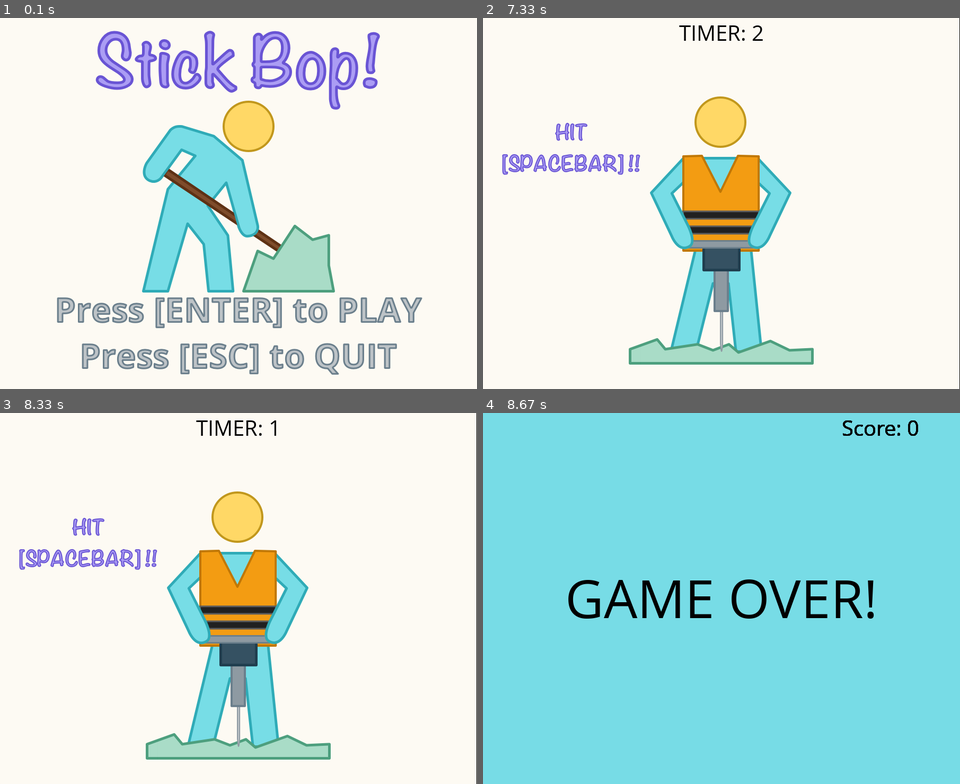
Above: before the commit, frames 1-4 (two rows, left to right).
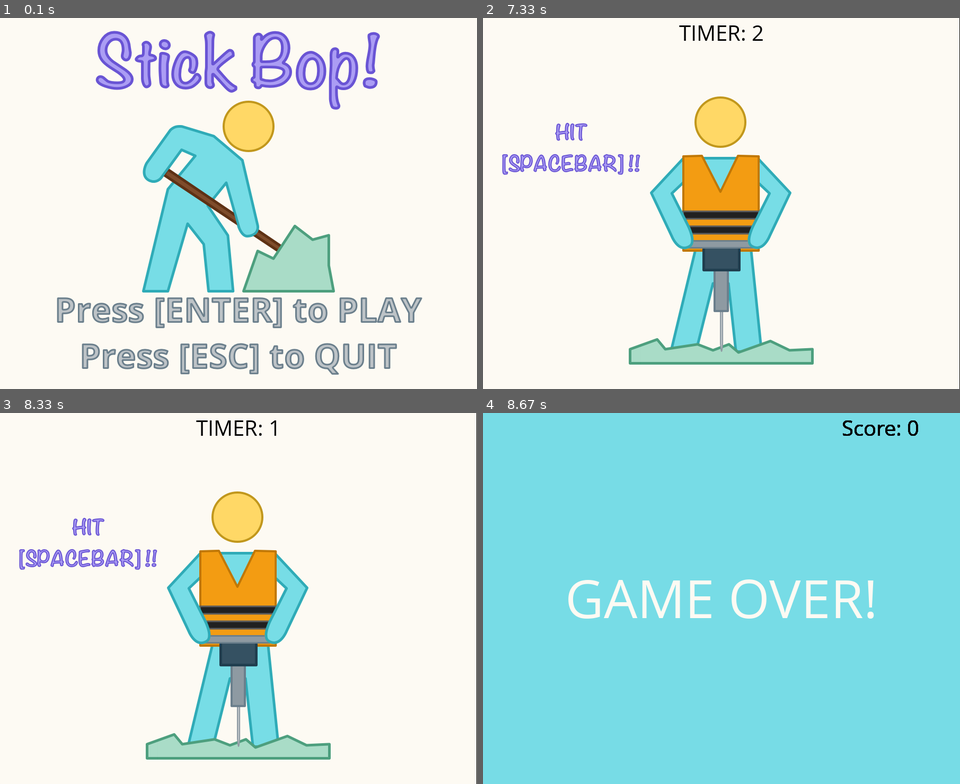
Above: after the commit, the same moments.

Repository: jwl-7/Stick-Bop
Game: pygame game, started from stick-bop.py
Same seed, same stepped clock (60 frames per second), same inputs: the game is played once before the commit and once after it.
Inputs:
- Up to frame 1 (0.1 s): no input
- Up to frame 2 (7.33 s): tap Enter at 0.33 s
- Up to frame 3 (8.33 s): no input
- Up to frame 4 (8.67 s): no input

Frames 1-3 are identical in both runs. In frame 4, 2.2% of the frame differs, in the area x 17-82%, y 44-56%.

Commit message:
updated draw_text() parameters

Diff:
--- a/stick-bop.py
+++ b/stick-bop.py
@@ -36,16 +36,16 @@
     pygame.init()
     pygame.mixer.init()
 
-def draw_text(surface, text, size, x, y):
+def draw_text(surface, color, text, size, x, y):
     game_font = pygame.font.Font(path.join(FONT_DIR, 'OpenSans-Regular.ttf'), size)
-    text_surface = game_font.render(text, True, BLACK)
+    text_surface = game_font.render(text, True, color)
     text_rect = text_surface.get_rect()
     text_rect.midtop = (x, y)
     surface.blit(text_surface, text_rect)
 
 def clear_text(surface, color, text, size, x, y):
     game_font = pygame.font.Font(path.join(FONT_DIR, 'OpenSans-Regular.ttf'), size)
-    text_surface = game_font.render(text, True, BLACK)
+    text_surface = game_font.render(text, True, color)
     text_rect = text_surface.get_rect()
     text_rect.midtop = (x, y)
     surface.fill(color, text_rect)
@@ -114,7 +114,6 @@
     start_time = pygame.time.get_ticks()
 
     while True:
-
         for event in pygame.event.get():
             if event.type == pygame.QUIT:
                 pygame.quit()
@@ -142,15 +141,15 @@
         count_msg = 'TIMER: ' + str(count_down_timer)
 
         clear_text(screen, WHITE, count_msg, 40, SCREEN_WIDTH / 2, 0)
-        draw_text(screen, count_msg, 40, SCREEN_WIDTH / 2, 0)
+        draw_text(screen, BLACK, count_msg, 40, SCREEN_WIDTH / 2, 0)
 
         if count >= 5 and count_down_timer > 0:
             screen.fill(WHITE)
-            draw_text(screen, 'YOU WIN!', 100, SCREEN_WIDTH / 2, SCREEN_HEIGHT / 2.5)
+            draw_text(screen, BLUE, 'YOU WIN!', 100, SCREEN_WIDTH / 2, SCREEN_HEIGHT / 2.5)
             break
         elif count_down_timer <= 0:
             screen.fill(BLUE)
-            draw_text(screen, 'GAME OVER!', 100, SCREEN_WIDTH / 2, SCREEN_HEIGHT / 2.5)
+            draw_text(screen, WHITE, 'GAME OVER!', 100, SCREEN_WIDTH / 2, SCREEN_HEIGHT / 2.5)
             break
 
         pygame.display.update()
@@ -184,7 +183,7 @@
                 running = False
 
         score_text = 'Score: ' + str(SCORE)
-        draw_text(screen, score_text, 40, SCREEN_WIDTH - (SCREEN_WIDTH / 6), 0)
+        draw_text(screen, BLACK, score_text, 40, SCREEN_WIDTH - (SCREEN_WIDTH / 6), 0)
         pygame.display.update()
         clock.tick(FPS)
 
